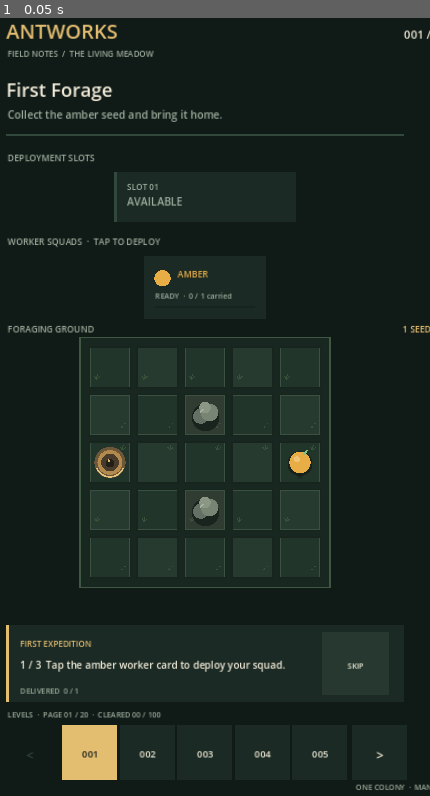
Above: before the commit, frame 1.
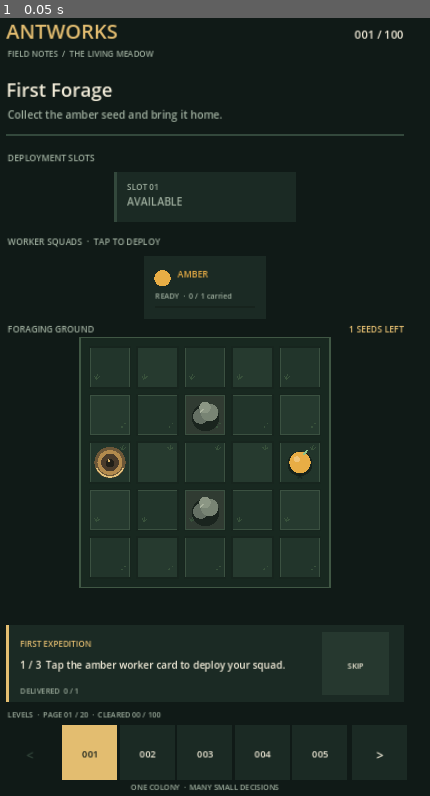
Above: after the commit, the same moment.

Repository: MaiklLX/Game-ANTS
Game: Godot game, scene res://scenes/main.tscn
Two runs of this game, one before a commit and one after it. Both use one fixed random seed, a clock stepped at 60 frames per second and the inputs below.
Inputs:
- Up to frame 1 (0.05 s): no input

The runs differ from the first frame. In frame 1, 0.5% of the frame differs, in the area x 30-100%, y 1-100%.

Commit message:
fix: align mobile HUD labels and compact tutorial copy

Diff:
--- a/scripts/ui/game_screen.gd
+++ b/scripts/ui/game_screen.gd
@@ -129,7 +129,7 @@
 	draw_string(font, Vector2(42, 62), "ANTWORKS", HORIZONTAL_ALIGNMENT_LEFT, -1, ResponsiveLayoutScript.font_size(32, _ui_scale), COLOR_GOLD)
 	var chapter_title := String(_campaign_levels[_level_index].get("chapter_title", "CAMPAIGN")) if not _campaign_levels.is_empty() else "CAMPAIGN DATA"
 	draw_string(font, Vector2(44, 91), "FIELD NOTES  /  " + chapter_title.to_upper(), HORIZONTAL_ALIGNMENT_LEFT, 570, ResponsiveLayoutScript.font_size(13, _ui_scale), COLOR_MUTED)
-	draw_string(font, Vector2(678, 62), "%03d / %03d" % [_level_index + 1, _campaign_levels.size()], HORIZONTAL_ALIGNMENT_RIGHT, -1, ResponsiveLayoutScript.font_size(18, _ui_scale), COLOR_TEXT)
+	draw_string(font, Vector2(560, 62), "%03d / %03d" % [_level_index + 1, _campaign_levels.size()], HORIZONTAL_ALIGNMENT_RIGHT, 118, ResponsiveLayoutScript.font_size(18, _ui_scale), COLOR_TEXT)
 
 	var title := String(_level_data.get("title", "New field"))
 	var objective := String(_level_data.get("objective", ""))
@@ -215,7 +215,7 @@
 
 	var board_label_y := _board_origin.y - 22.0
 	draw_string(font, Vector2(44, board_label_y), "FORAGING GROUND", HORIZONTAL_ALIGNMENT_LEFT, -1, ResponsiveLayoutScript.font_size(14, _ui_scale), COLOR_MUTED)
-	draw_string(font, Vector2(676, board_label_y), "%d SEEDS LEFT" % _board.remaining_resources, HORIZONTAL_ALIGNMENT_RIGHT, -1, ResponsiveLayoutScript.font_size(14, _ui_scale), COLOR_GOLD)
+	draw_string(font, Vector2(498, board_label_y), "%d SEEDS LEFT" % _board.remaining_resources, HORIZONTAL_ALIGNMENT_RIGHT, 180, ResponsiveLayoutScript.font_size(14, _ui_scale), COLOR_GOLD)
 
 	var board_frame := Rect2(_board_origin - Vector2(14, 14), Vector2(board_width, board_height) + Vector2(28, 28))
 	draw_rect(board_frame, Color("#182820"))
@@ -286,12 +286,12 @@
 		_tutorial_skip_rect = Rect2(action_x, panel.position.y + 12, action_width, action_height)
 		draw_rect(_tutorial_skip_rect, COLOR_PANEL_LIGHT)
 		draw_string(font, _tutorial_skip_rect.position + Vector2(0, 58), "SKIP", HORIZONTAL_ALIGNMENT_CENTER, _tutorial_skip_rect.size.x, ResponsiveLayoutScript.font_size(12, _ui_scale), COLOR_TEXT)
-		draw_string(font, Vector2(64, 1070 + _layout_extra * 0.68), _tutorial_instruction(), HORIZONTAL_ALIGNMENT_LEFT, 460, ResponsiveLayoutScript.font_size(16, _ui_scale), COLOR_TEXT)
+		draw_string(font, Vector2(64, 1070 + _layout_extra * 0.68), _tutorial_instruction_for_display(), HORIZONTAL_ALIGNMENT_LEFT, 460, ResponsiveLayoutScript.font_size(16, _ui_scale), COLOR_TEXT)
 	else:
 		_restart_rect = Rect2(action_x, panel.position.y + 12, action_width, action_height)
 		draw_rect(_restart_rect, COLOR_PANEL_LIGHT)
 		draw_string(font, _restart_rect.position + Vector2(0, 56), "RETRY", HORIZONTAL_ALIGNMENT_CENTER, _restart_rect.size.x, ResponsiveLayoutScript.font_size(16, _ui_scale), COLOR_TEXT)
-		draw_string(font, Vector2(64, 1070 + _layout_extra * 0.68), _status, HORIZONTAL_ALIGNMENT_LEFT, 460, ResponsiveLayoutScript.font_size(17, _ui_scale), COLOR_TEXT)
+		draw_string(font, Vector2(64, 1070 + _layout_extra * 0.68), _status_for_display(), HORIZONTAL_ALIGNMENT_LEFT, 460, ResponsiveLayoutScript.font_size(17, _ui_scale), COLOR_TEXT)
 	var delivered := _colony.delivered_resources
 	draw_string(font, Vector2(64, 1110 + _layout_extra * 0.68), "DELIVERED  %d / %d" % [delivered, _board.total_resources], HORIZONTAL_ALIGNMENT_LEFT, -1, ResponsiveLayoutScript.font_size(12, _ui_scale), COLOR_MUTED)
 
@@ -336,7 +336,7 @@
 	draw_string(font, _next_page_rect.position + Vector2(0, 56), ">", HORIZONTAL_ALIGNMENT_CENTER, arrow_width, ResponsiveLayoutScript.font_size(20, _ui_scale), COLOR_TEXT if has_next_page else COLOR_GRID)
 
 	if ResponsiveLayoutScript.show_footer(_ui_scale):
-		draw_string(font, Vector2(360, 1264 + _layout_extra * 0.95), "ONE COLONY  ·  MANY SMALL DECISIONS", HORIZONTAL_ALIGNMENT_CENTER, 720, ResponsiveLayoutScript.font_size(12, _ui_scale), COLOR_MUTED)
+		draw_string(font, Vector2(0, 1264 + _layout_extra * 0.95), "ONE COLONY  ·  MANY SMALL DECISIONS", HORIZONTAL_ALIGNMENT_CENTER, 720, ResponsiveLayoutScript.font_size(12, _ui_scale), COLOR_MUTED)
 
 
 func _levels_per_page() -> int:
@@ -632,6 +632,37 @@
 	return "Follow the steps to complete your first expedition."
 
 
+func _tutorial_instruction_for_display() -> String:
+	if _ui_scale >= 0.48:
+		return _tutorial_instruction()
+	match _tutorial_step:
+		0:
+			return "1 / 3  Tap AMBER to deploy."
+		1:
+			return "2 / 3  Tap the amber seed."
+		2:
+			return "3 / 3  Tap the nest to return."
+	return "Follow the steps to finish."
+
+
+func _status_for_display() -> String:
+	if _ui_scale >= 0.48:
+		return _status
+	if _status.begins_with("Load full."):
+		return "Load full. Tap nest to deliver."
+	if _status.begins_with("Seed collected."):
+		return "Seed collected. Continue or return."
+	if _status.contains("delivered. Deployment slot is free."):
+		return _status.replace("Deployment slot is free.", "Slot free.")
+	if _status.begins_with("Field cleared!"):
+		return "Field cleared! All seeds home."
+	if _status.begins_with("No available squad"):
+		return "No route left. Retry field."
+	if _status.length() > 38:
+		return _status.left(35).strip_edges() + "…"
+	return _status
+
+
 func _complete_tutorial() -> void:
 	if not _tutorial_active:
 		return
